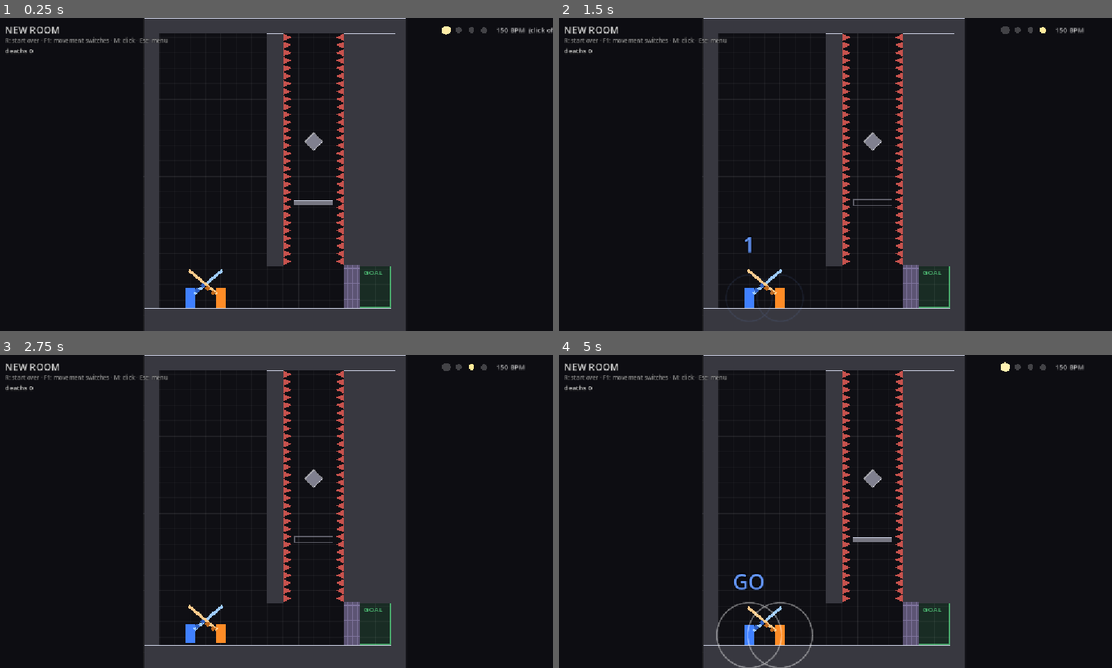
Above: before the commit, frames 1-4 (two rows, left to right).
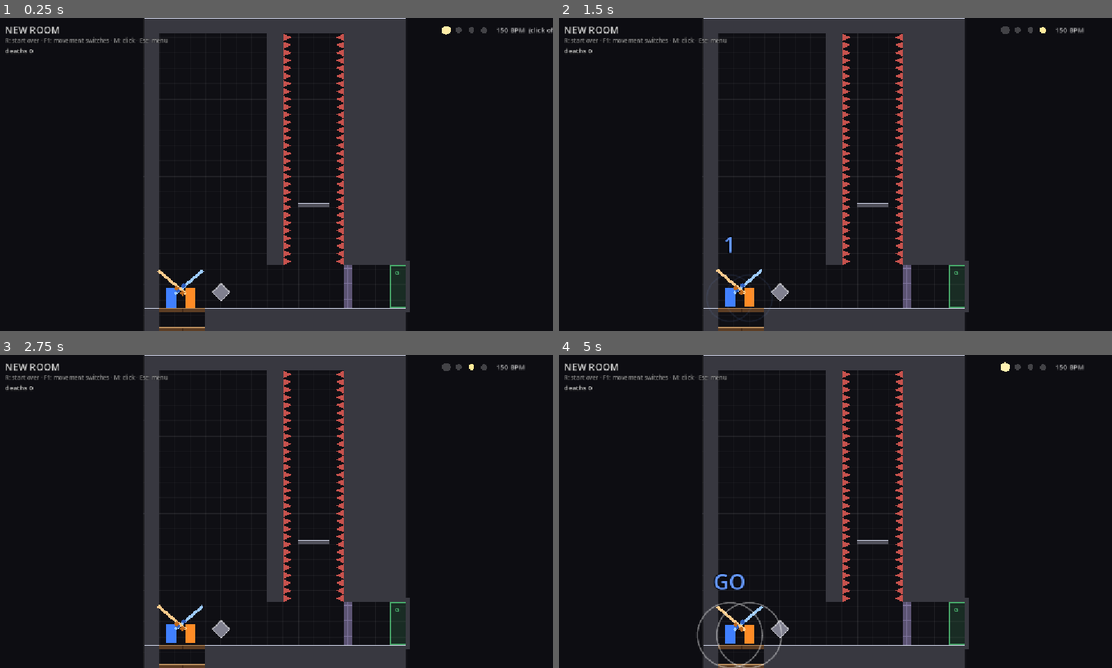
Above: after the commit, the same moments.

Repository: KayFisch/coop-sekiro-like
Game: Godot game, scene res://levels/horologium/horologium2.tscn
Two runs of this game, one before a commit and one after it. Both use one fixed random seed, a clock stepped at 60 frames per second and the inputs below. This scene is started directly instead of the project's main scene. Sound files missing from this copy of the repository are replaced by a short silence.
Inputs (mouse positions are in pixels of both pictures, inside the frame that each line leads up to):
- Up to frame 1 (0.25 s): no input
- Up to frame 2 (1.5 s): tap Enter at 0.5 s; move the mouse to (957, 158) at 0.52 s; hold Right 0.53-1.25 s; tap M at 0.6 s; click (957, 158) at 0.67 s; tap Space at 0.77 s; drag from (724, 190) to (769, 280) at 1.27 s
- Up to frame 3 (2.75 s): move the mouse to (331, 442) at 2.02 s; hold Right from 2.03 s (still down); tap E at 2.1 s
- Up to frame 4 (5 s): release Right at 2.75 s; tap R (restart) at 2.75 s; drag from (807, 574) to (669, 464) at 2.77 s; move the mouse to (1001, 558) at 3.52 s; hold Left 3.53-4.25 s; tap Enter at 3.6 s; tap Space at 3.77 s; drag from (669, 464) to (752, 433) at 4.27 s

The runs differ from the first frame. In frame 1, 2.9% of the frame differs, in the area x 28-75%, y 4-100%; in frame 2, 2.9%; in frame 3, 2.9%; in frame 4, 3.4%, in the area x 25-75%, y 4-100%.

Commit message:
feat(horologium): rooms 1 and 2 reworked, a third room, music
Co-Authored-By: Claude Opus 5.5 <noreply@anthropic.com>

Diff:
--- a/levels/horologium/horologium1.tscn
+++ b/levels/horologium/horologium1.tscn
@@ -1,6 +1,7 @@
 [gd_scene format=3 uid="uid://typbylb7mqw"]
 
 [ext_resource type="Script" uid="uid://c7rop6fvluq2p" path="res://levels/kit/elevator.gd" id="5_iorjr"]
+[ext_resource type="Script" uid="uid://b0v0acmbw3tiw" path="res://levels/kit/shaft.gd" id="6_1ebrp"]
 [ext_resource type="Script" uid="uid://lgdr71jny4cx" path="res://levels/kit/block.gd" id="block"]
 [ext_resource type="Script" uid="uid://5k64k6iiptrm" path="res://levels/kit/goal.gd" id="goal"]
 [ext_resource type="Script" uid="uid://by6nijnhus1ns" path="res://levels/kit/room.gd" id="room"]
@@ -10,6 +11,8 @@
 script = ExtResource("room")
 title = "HOROLOGIUM 1"
 size = Vector2(1152, 3072)
+next_room = "uid://c4a6os4pm2b51"
+music = "arcade_psytrance"
 
 [node name="Floor" type="Node2D" parent="." unique_id=1205480639]
 position = Vector2(0, 3008)
@@ -25,34 +28,33 @@
 position = Vector2(640, 2216)
 script = ExtResource("block")
 size = Vector2(488, 24)
-look = 2
 
 [node name="Floor4" type="Node2D" parent="." unique_id=812985551]
 position = Vector2(672, 2240)
 script = ExtResource("block")
 size = Vector2(416, 24)
-look = 2
+look = 1
 edges = 0
 
 [node name="Floor5" type="Node2D" parent="." unique_id=417650510]
 position = Vector2(752, 2264)
 script = ExtResource("block")
 size = Vector2(64, 16)
-look = 2
+look = 1
 edges = 0
 
 [node name="Floor7" type="Node2D" parent="." unique_id=1742699175]
 position = Vector2(776, 2280)
 script = ExtResource("block")
 size = Vector2(16, 632)
-look = 2
+look = 1
 edges = 0
 
 [node name="Floor8" type="Node2D" parent="." unique_id=373960207]
 position = Vector2(968, 2280)
 script = ExtResource("block")
 size = Vector2(16, 632)
-look = 2
+look = 1
 edges = 0
 
 [node name="Floor9" type="Node2D" parent="." unique_id=835903715]
@@ -65,21 +67,21 @@
 position = Vector2(752, 2880)
 script = ExtResource("block")
 size = Vector2(64, 16)
-look = 2
+look = 1
 edges = 0
 
 [node name="Floor11" type="Node2D" parent="." unique_id=8157809]
 position = Vector2(944, 2880)
 script = ExtResource("block")
 size = Vector2(64, 16)
-look = 2
+look = 1
 edges = 0
 
 [node name="Floor6" type="Node2D" parent="." unique_id=1510742218]
 position = Vector2(944, 2264)
 script = ExtResource("block")
 size = Vector2(64, 16)
-look = 2
+look = 1
 edges = 0
 
 [node name="WallLeft" type="Node2D" parent="." unique_id=709225148]
@@ -94,20 +96,26 @@
 [node name="Ceiling" type="Node2D" parent="." unique_id=1496543414]
 position = Vector2(32, 0)
 script = ExtResource("block")
-size = Vector2(1088, 32)
+size = Vector2(992, 64)
+
+[node name="Ceiling2" type="Node2D" parent="." unique_id=218812061]
+position = Vector2(992, -8)
+script = ExtResource("block")
+size = Vector2(160, 8)
 
 [node name="SpawnP1" type="Node2D" parent="." unique_id=1418149349]
-position = Vector2(16, 2992)
+position = Vector2(856, 984)
 script = ExtResource("spawn")
 
 [node name="SpawnP2" type="Node2D" parent="." unique_id=53802309]
-position = Vector2(16, 2928)
+position = Vector2(888, 984)
 script = ExtResource("spawn")
 player = 1
 
 [node name="Goal" type="Node2D" parent="." unique_id=1295620838]
-position = Vector2(1024, 32)
+position = Vector2(1024, 0)
 script = ExtResource("goal")
+size = Vector2(96, 56)
 
 [node name="KitBlock" type="Node2D" parent="." unique_id=229781723]
 position = Vector2(0, 2800)
@@ -145,15 +153,156 @@
 metadata/_custom_type_script = "uid://lgdr71jny4cx"
 
 [node name="KitBlock2" type="Node2D" parent="." unique_id=41764147]
-position = Vector2(-8, 2864)
-script = ExtResource("block")
-size = Vector2(8, 152)
+position = Vector2(-8, 2872)
+script = ExtResource("block")
+size = Vector2(8, 144)
 edges = 0
 metadata/_custom_type_script = "uid://lgdr71jny4cx"
 
 [node name="KitElevator" type="Node2D" parent="." unique_id=1237087984]
-position = Vector2(464, 3008)
+position = Vector2(456, 3008)
 script = ExtResource("5_iorjr")
-sequence = "1-2-1-1-2-2-1-2-3"
-stage_height = 88
+sequence = "t.1-t.2-t.1-t.2-t.3-t.1-t.2-t.3."
+width = 176.0
+stage_height = 80
 metadata/_custom_type_script = "uid://c7rop6fvluq2p"
+
+[node name="KitShaft" type="Node2D" parent="." unique_id=27822167]
+position = Vector2(776, 1024)
+script = ExtResource("6_1ebrp")
+kind = 2
+height = 1088
+wall_thickness = 16
+metadata/_custom_type_script = "uid://b0v0acmbw3tiw"
+
+[node name="KitBlock7" type="Node2D" parent="." unique_id=1742366868]
+position = Vector2(792, 1024)
+script = ExtResource("block")
+size = Vector2(344, 8)
+one_way = true
+look = 3
+metadata/_custom_type_script = "uid://lgdr71jny4cx"
+
+[node name="KitBlock11" type="Node2D" parent="." unique_id=1822553469]
+position = Vector2(960, 128)
+script = ExtResource("block")
+size = Vector2(160, 8)
+one_way = true
+look = 3
+metadata/_custom_type_script = "uid://lgdr71jny4cx"
+
+[node name="KitBlock12" type="Node2D" parent="." unique_id=1358193118]
+position = Vector2(704, 128)
+script = ExtResource("block")
+size = Vector2(248, 8)
+one_way = true
+look = 3
+metadata/_custom_type_script = "uid://lgdr71jny4cx"
+
+[node name="KitBlock13" type="Node2D" parent="." unique_id=1172950823]
+position = Vector2(1024, 56)
+script = ExtResource("block")
+size = Vector2(96, 8)
+one_way = true
+look = 3
+metadata/_custom_type_script = "uid://lgdr71jny4cx"
+
+[node name="KitBlock20" type="Node2D" parent="." unique_id=935581287]
+position = Vector2(1024, 0)
+script = ExtResource("block")
+size = Vector2(96, 8)
+one_way = true
+look = 3
+metadata/_custom_type_script = "uid://lgdr71jny4cx"
+
+[node name="KitBlock8" type="Node2D" parent="." unique_id=1992366608]
+position = Vector2(640, 1024)
+script = ExtResource("block")
+size = Vector2(136, 8)
+one_way = true
+look = 3
+metadata/_custom_type_script = "uid://lgdr71jny4cx"
+
+[node name="KitBlock9" type="Node2D" parent="." unique_id=364926780]
+position = Vector2(320, 2216)
+script = ExtResource("block")
+size = Vector2(128, 8)
+one_way = true
+look = 3
+metadata/_custom_type_script = "uid://lgdr71jny4cx"
+
+[node name="KitBlock10" type="Node2D" parent="." unique_id=921408071]
+position = Vector2(464, 2216)
+script = ExtResource("block")
+size = Vector2(160, 8)
+one_way = true
+look = 3
+metadata/_custom_type_script = "uid://lgdr71jny4cx"
+
+[node name="KitShaft2" type="Node2D" parent="." unique_id=1157012179]
+position = Vector2(944, 128)
+script = ExtResource("6_1ebrp")
+height = 832
+wall_thickness = 16
+metadata/_custom_type_script = "uid://b0v0acmbw3tiw"
+
+[node name="KitShaft3" type="Node2D" parent="." unique_id=473617492]
+position = Vector2(760, 128)
+script = ExtResource("6_1ebrp")
+height = 832
+wall_thickness = 16
+metadata/_custom_type_script = "uid://b0v0acmbw3tiw"
+
+[node name="KitBlock14" type="Node2D" parent="." unique_id=803315270]
+z_index = -1
+position = Vector2(944, 960)
+script = ExtResource("block")
+size = Vector2(16, 64)
+look = 2
+background = true
+metadata/_custom_type_script = "uid://lgdr71jny4cx"
+
+[node name="KitBlock17" type="Node2D" parent="." unique_id=1632984215]
+z_index = -1
+position = Vector2(776, 2112)
+script = ExtResource("block")
+size = Vector2(16, 104)
+look = 2
+background = true
+metadata/_custom_type_script = "uid://lgdr71jny4cx"
+
+[node name="KitBlock19" type="Node2D" parent="." unique_id=1300458449]
+z_index = -1
+position = Vector2(624, 2912)
+script = ExtResource("block")
+size = Vector2(496, 96)
+look = 2
+background = true
+metadata/_custom_type_script = "uid://lgdr71jny4cx"
+
+[node name="KitBlock18" type="Node2D" parent="." unique_id=1522488764]
+z_index = -1
+position = Vector2(464, 2232)
+script = ExtResource("block")
+size = Vector2(160, 776)
+look = 2
+background = true
+metadata/_custom_type_script = "uid://lgdr71jny4cx"
+
+[node name="KitBlock16" type="Node2D" parent="." unique_id=1341433034]
+z_index = -1
+position = Vector2(792, 1032)
+script = ExtResource("block")
+size = Vector2(328, 1184)
+look = 2
+background = true
+metadata/_custom_type_script = "uid://lgdr71jny4cx"
+
+[node name="KitBlock15" type="Node2D" parent="." unique_id=1248172476]
+z_index = -1
+position = Vector2(760, 136)
+script = ExtResource("block")
+size = Vector2(360, 888)
+look = 2
+background = true
+metadata/_custom_type_script = "uid://lgdr71jny4cx"
--- a/levels/horologium/horologium2.tscn
+++ b/levels/horologium/horologium2.tscn
@@ -7,17 +7,28 @@
 [ext_resource type="Script" uid="uid://dvbwd8xl60vxo" path="res://levels/kit/spikes.gd" id="5_tic34"]
 [ext_resource type="Script" uid="uid://ckvdfhkffdnk" path="res://levels/kit/door.gd" id="6_yhj5c"]
 [ext_resource type="Script" uid="uid://wl8345mfe2ny" path="res://levels/kit/switch.gd" id="7_qwdt1"]
-[ext_resource type="Script" uid="uid://bxf8rg7fj0rdn" path="res://levels/kit/beat_step.gd" id="8_qwdt1"]
 
 [node name="Room" type="Node2D" unique_id=1579540189]
 script = ExtResource("1_xe7g6")
 title = "NEW ROOM"
 size = Vector2(544, 648)
+next_room = "res://levels/horologium/horologium3.tscn"
+music = "arcade_psytrance"
 
 [node name="Floor" type="Node2D" parent="." unique_id=1887441776]
+position = Vector2(128, 600)
+script = ExtResource("2_b4pyg")
+size = Vector2(416, 48)
+
+[node name="Floor2" type="Node2D" parent="." unique_id=929027358]
 position = Vector2(0, 600)
 script = ExtResource("2_b4pyg")
-size = Vector2(512, 48)
+size = Vector2(32, 48)
+
+[node name="Floor3" type="Node2D" parent="." unique_id=1795282297]
+position = Vector2(24, 648)
+script = ExtResource("2_b4pyg")
+size = Vector2(112, 8)
 
 [node name="WallLeft" type="Node2D" parent="." unique_id=342333394]
 script = ExtResource("2_b4pyg")
@@ -26,36 +37,38 @@
 [node name="WallRight" type="Node2D" parent="." unique_id=1047487139]
 position = Vector2(512, 0)
 script = ExtResource("2_b4pyg")
-size = Vector2(32, 648)
+size = Vector2(32, 512)
 
 [node name="Ceiling" type="Node2D" parent="." unique_id=692135062]
 script = ExtResource("2_b4pyg")
 size = Vector2(512, 32)
 
 [node name="SpawnP1" type="Node2D" parent="." unique_id=1757394027]
-position = Vector2(96, 600)
+position = Vector2(56, 592)
 script = ExtResource("3_yhj5c")
 
 [node name="SpawnP2" type="Node2D" parent="." unique_id=1666884223]
-position = Vector2(160, 600)
+position = Vector2(96, 592)
 script = ExtResource("3_yhj5c")
 player = 1
 
 [node name="Goal" type="Node2D" parent="." unique_id=205975358]
-position = Vector2(448, 512)
+position = Vector2(512, 512)
 script = ExtResource("4_qwdt1")
-size = Vector2(64, 87)
+size = Vector2(32, 87)
 
 [node name="KitBlock" type="Node2D" parent="." unique_id=1245524043]
 position = Vector2(256, 32)
 script = ExtResource("2_b4pyg")
-size = Vector2(32, 482)
+size = Vector2(32, 480)
+edges = 0
 metadata/_custom_type_script = "uid://lgdr71jny4cx"
 
 [node name="KitBlock2" type="Node2D" parent="." unique_id=846619252]
 position = Vector2(416, 32)
 script = ExtResource("2_b4pyg")
-size = Vector2(104, 482)
+size = Vector2(104, 480)
+edges = 0
 metadata/_custom_type_script = "uid://lgdr71jny4cx"
 
 [node name="KitSpikes" type="Node2D" parent="." unique_id=1261332843]
@@ -75,15 +88,41 @@
 [node name="KitDoor" type="Node2D" parent="." unique_id=84695884]
 position = Vector2(416, 512)
 script = ExtResource("6_yhj5c")
-size = Vector2(32, 88)
+size = Vector2(16, 88)
+needs = 1
 metadata/_custom_type_script = "uid://ckvdfhkffdnk"
 
 [node name="KitSwitch" type="Node2D" parent="." unique_id=209634785]
-position = Vector2(352, 256)
+position = Vector2(160, 568)
 script = ExtResource("7_qwdt1")
+mode = 1
 metadata/_custom_type_script = "uid://wl8345mfe2ny"
 
-[node name="KitBeatStep" type="Node2D" parent="." unique_id=138119226]
-position = Vector2(312, 376)
-script = ExtResource("8_qwdt1")
-metadata/_custom_type_script = "uid://bxf8rg7fj0rdn"
+[node name="KitBlock3" type="Node2D" parent="." unique_id=194883745]
+position = Vector2(32, 640)
+script = ExtResource("2_b4pyg")
+size = Vector2(96, 8)
+look = 3
+metadata/_custom_type_script = "uid://lgdr71jny4cx"
+
+[node name="KitBlock5" type="Node2D" parent="." unique_id=1595444024]
+position = Vector2(32, 600)
+script = ExtResource("2_b4pyg")
+size = Vector2(96, 8)
+one_way = true
+look = 3
+metadata/_custom_type_script = "uid://lgdr71jny4cx"
+
+[node name="KitBlock4" type="Node2D" parent="." unique_id=1611157907]
+position = Vector2(544, 504)
+script = ExtResource("2_b4pyg")
+size = Vector2(8, 104)
+edges = 0
+metadata/_custom_type_script = "uid://lgdr71jny4cx"
+
+[node name="KitBlock6" type="Node2D" parent="." unique_id=683802515]
+position = Vector2(320, 384)
+script = ExtResource("2_b4pyg")
+size = Vector2(64, 8)
+one_way = true
+metadata/_custom_type_script = "uid://lgdr71jny4cx"
--- /dev/null
+++ b/levels/horologium/horologium3.tscn
@@ -0,0 +1,220 @@
+[gd_scene format=3 uid="uid://cbqlyxjheq4qs"]
+
+[ext_resource type="Script" uid="uid://b0v0acmbw3tiw" path="res://levels/kit/shaft.gd" id="5_c4klv"]
+[ext_resource type="Script" uid="uid://dvbwd8xl60vxo" path="res://levels/kit/spikes.gd" id="6_ymdc1"]
+[ext_resource type="Script" uid="uid://cxd52s36iesb1" path="res://levels/kit/cannon.gd" id="7_3xhs7"]
+[ext_resource type="Script" uid="uid://wl8345mfe2ny" path="res://levels/kit/switch.gd" id="8_06gps"]
+[ext_resource type="Script" uid="uid://ckvdfhkffdnk" path="res://levels/kit/door.gd" id="9_8jhlp"]
+[ext_resource type="Script" uid="uid://lgdr71jny4cx" path="res://levels/kit/block.gd" id="block"]
+[ext_resource type="Script" uid="uid://5k64k6iiptrm" path="res://levels/kit/goal.gd" id="goal"]
+[ext_resource type="Script" uid="uid://by6nijnhus1ns" path="res://levels/kit/room.gd" id="room"]
+[ext_resource type="Script" uid="uid://cghcbfvat4lml" path="res://levels/kit/spawn.gd" id="spawn"]
+
+[node name="Room" type="Node2D" unique_id=814597908]
+script = ExtResource("room")
+title = "NEW ROOM"
+size = Vector2(1976, 648)
+music = "arcade_psytrance"
+
+[node name="Floor" type="Node2D" parent="." unique_id=251298884]
+position = Vector2(0, 608)
+script = ExtResource("block")
+size = Vector2(1968, 40)
+
+[node name="WallLeft" type="Node2D" parent="." unique_id=1492584437]
+script = ExtResource("block")
+size = Vector2(32, 512)
+
+[node name="WallLeft2" type="Node2D" parent="." unique_id=1811142493]
+position = Vector2(-8, 504.9525)
+script = ExtResource("block")
+size = Vector2(8, 111)
+
+[node name="WallLeft3" type="Node2D" parent="." unique_id=1964121441]
+position = Vector2(32, 128)
+script = ExtResource("block")
+size = Vector2(1824, 8)
+one_way = true
+look = 3
+edges = 0
+
+[node name="WallLeft4" type="Node2D" parent="." unique_id=1088387689]
+position = Vector2(1872, 504)
+script = ExtResource("block")
+size = Vector2(72, 8)
+one_way = true
+look = 3
+edges = 0
+
+[node name="WallLeft5" type="Node2D" parent="." unique_id=955842530]
+position = Vector2(1872, 384)
+script = ExtResource("block")
+size = Vector2(72, 8)
+one_way = true
+look = 3
+edges = 0
+
+[node name="WallLeft6" type="Node2D" parent="." unique_id=374338543]
+position = Vector2(1872, 256)
+script = ExtResource("block")
+size = Vector2(72, 8)
+one_way = true
+look = 3
+edges = 0
+
+[node name="WallLeft7" type="Node2D" parent="." unique_id=27615586]
+position = Vector2(1872, 128)
+script = ExtResource("block")
+size = Vector2(72, 8)
+one_way = true
+look = 3
+edges = 0
+
+[node name="WallRight" type="Node2D" parent="." unique_id=498304668]
+position = Vector2(1944, 0)
+script = ExtResource("block")
+size = Vector2(32, 648)
+
+[node name="Ceiling" type="Node2D" parent="." unique_id=517460037]
+position = Vector2(32, 0)
+script = ExtResource("block")
+size = Vector2(1840, 32)
+
+[node name="SpawnP1" type="Node2D" parent="." unique_id=1114450597]
+position = Vector2(48, 600)
+script = ExtResource("spawn")
+
+[node name="SpawnP2" type="Node2D" parent="." unique_id=244330260]
+position = Vector2(248, 72)
+script = ExtResource("spawn")
+player = 1
+
+[node name="Goal" type="Node2D" parent="." unique_id=1849256698]
+position = Vector2(1872, 0)
+script = ExtResource("goal")
+size = Vector2(72, 128)
+
+[node name="KitBlock" type="Node2D" parent="." unique_id=364715238]
+position = Vector2(1856, 32)
+script = ExtResource("block")
+size = Vector2(16, 480)
+edges = 0
+metadata/_custom_type_script = "uid://lgdr71jny4cx"
+
+[node name="KitShaft" type="Node2D" parent="." unique_id=294876417]
+position = Vector2(256, 128)
+script = ExtResource("5_c4klv")
+kind = 1
+height = 384
+wall_thickness = 32
+metadata/_custom_type_script = "uid://b0v0acmbw3tiw"
+
+[node name="KitSpikes" type="Node2D" parent="." unique_id=992706634]
+position = Vector2(380, 400)
+script = ExtResource("6_ymdc1")
+length = 112
+facing = 2
+metadata/_custom_type_script = "uid://dvbwd8xl60vxo"
+
+[node name="KitSpikes4" type="Node2D" parent="." unique_id=616588619]
+position = Vector2(256, 144)
+script = ExtResource("6_ymdc1")
+length = 368
+facing = 2
+metadata/_custom_type_script = "uid://dvbwd8xl60vxo"
+
+[node name="KitSpikes2" type="Node2D" parent="." unique_id=637622508]
+position = Vector2(288, 448)
+script = ExtResource("6_ymdc1")
+length = 64
+facing = 3
+metadata/_custom_type_script = "uid://dvbwd8xl60vxo"
+
+[node name="KitSpikes3" type="Node2D" parent="." unique_id=894956693]
+position = Vector2(288, 400)
+script = ExtResource("6_ymdc1")
+length = 48
+facing = 3
+timed = true
+pattern = Array[int]([1])
+bars = 2
+out_beats = 2.0
+metadata/_custom_type_script = "uid://dvbwd8xl60vxo"
+
+[node name="KitBlock2" type="Node2D" parent="." unique_id=1200999017]
+position = Vector2(1864, -8)
+script = ExtResource("block")
+size = Vector2(88, 10)
+metadata/_custom_type_script = "uid://lgdr71jny4cx"
+
+[node name="KitCannon" type="Node2D" parent="." unique_id=424216340]
+position = Vector2(440, 168)
+script = ExtResource("7_3xhs7")
+angle_deg = -55.0
+speed = 200.0
+bars = 1
+metadata/_custom_type_script = "uid://cxd52s36iesb1"
+
+[node name="KitBlock3" type="Node2D" parent="." unique_id=1929624656]
+z_index = -1
+position = Vector2(408, 160)
+script = ExtResource("block")
+size = Vector2(40, 16)
+edges = 0
+background = true
+metadata/_custom_type_script = "uid://lgdr71jny4cx"
+
+[node name="KitSwitch" type="Node2D" parent="." unique_id=1051540227]
+position = Vector2(1824, 152)
+script = ExtResource("8_06gps")
+trigger = 2
+mode = 1
+metadata/_custom_type_script = "uid://wl8345mfe2ny"
+
+[node name="KitSwitch2" type="Node2D" parent="." unique_id=934187145]
+position = Vector2(1824, 208)
+script = ExtResource("8_06gps")
+trigger = 2
+mode = 1
+metadata/_custom_type_script = "uid://wl8345mfe2ny"
+
+[node name="KitSwitch3" type="Node2D" parent="." unique_id=1330526868]
+position = Vector2(1824, 264)
+script = ExtResource("8_06gps")
+trigger = 2
+mode = 1
+metadata/_custom_type_script = "uid://wl8345mfe2ny"
+
+[node name="KitSwitch4" type="Node2D" parent="." unique_id=1431581702]
+position = Vector2(1824, 320)
+script = ExtResource("8_06gps")
+trigger = 2
+mode = 1
+metadata/_custom_type_script = "uid://wl8345mfe2ny"
+
+[node name="KitSwitch5" type="Node2D" parent="." unique_id=317294718]
+position = Vector2(1824, 376)
+script = ExtResource("8_06gps")
+trigger = 2
+mode = 1
+metadata/_custom_type_script = "uid://wl8345mfe2ny"
+
+[node name="KitSwitch6" type="Node2D" parent="." unique_id=1201578526]
+position = Vector2(1824, 432)
+script = ExtResource("8_06gps")
+trigger = 2
+mode = 1
+metadata/_custom_type_script = "uid://wl8345mfe2ny"
+
+[node name="KitSwitch7" type="Node2D" parent="." unique_id=1698579978]
+position = Vector2(1824, 488)
+script = ExtResource("8_06gps")
+trigger = 2
+mode = 1
+metadata/_custom_type_script = "uid://wl8345mfe2ny"
+
+[node name="KitDoor" type="Node2D" parent="." unique_id=585911847]
+position = Vector2(1856, 512)
+script = ExtResource("9_8jhlp")
+size = Vector2(18, 96)
+metadata/_custom_type_script = "uid://ckvdfhkffdnk"
